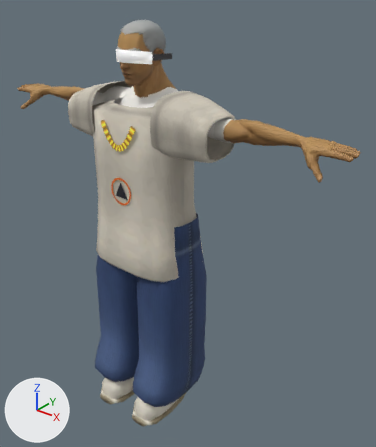
The glTF model public/labs/memory-card/models/fits/char-fit1.glb, before and after one commit.
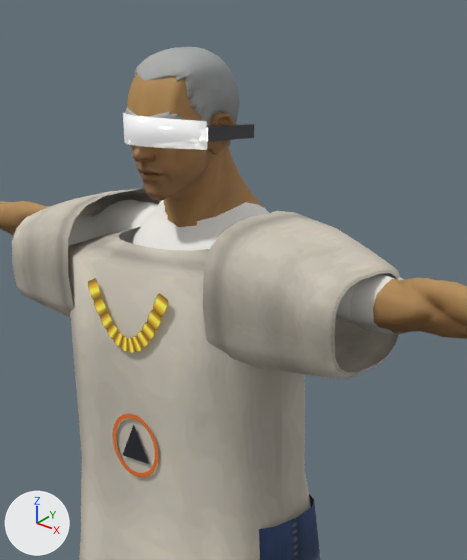
Each version is shown whole from a 50 mm lens placed at (1.467, -1.541, 1.983), pointed at (0.141, 0.115, 0.955), then close up on the part from 17% to 70% of the width and 0% to 54% of the height. Every picture has the same lights, and +X, +Y and +Z are marked at lower left. The first two pictures are the older version. Vertices at exactly the same position are counted once.

In view in the first close-up: 'Chain', 'Glasses', 'Hair_Buzzed', 'Jeans', 'Shell', 'SuperHero_Male', 'Tee_graphic' and 1 more.
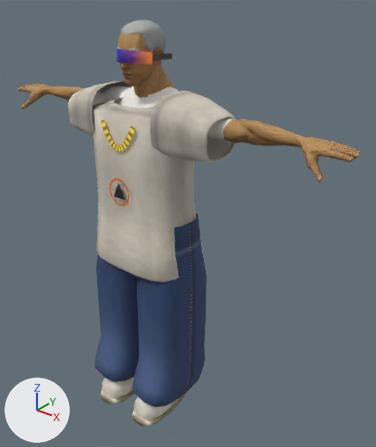
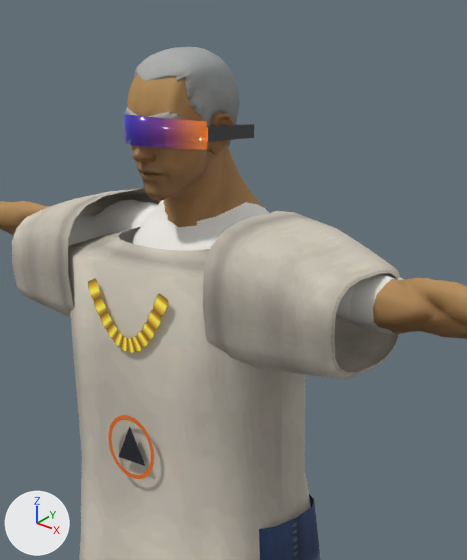
Commit message: fix(labs/memory-card): restore fit1 visor lens + chest print

What differs and where, as boxes [x1, y1, x2, y2] in the close-ups (467 x 560 px):
'Glasses', surface changed (darker): [123, 113, 212, 150] in both
'Tee_graphic', moved: before [113, 414, 158, 477]; after [108, 415, 154, 479]

Edits to the bpy script that builds the scene:
```text
Add img_lens_irid:
    img_lens_irid = load_image('lens_irid', '_unpacked/lens_irid', 160, 16, 'sRGB')
Change mat_mi_glasslens:
    remove # nodes: BsdfPrincipled, OutputMaterial
    remove # colours: white #ffffff
    nodes: BsdfPrincipled, OutputMaterial, TexImage x2
    uses the picture img_lens_irid
Change me_glasses_lens:
    where me_glasses_lens.from_pydata(...)  # 64 vertices, 116 faces; spans x -0.095..0.095, y -0.112..0.076, z 1.664..1.718
    used by ob_glasses; location = (0.0, 0.0, 0.0)
    me_glasses_lens part 1: texture (UV) coordinates changed
Change me_tee_graphic:
    used by ob_tee_graphic; location = (0.0, 0.0, 0.0)
    remove me_tee_graphic.from_pydata(...)  # 49 vertices, 72 faces; spans x -0.072..0.072, y -0.152, z 1.085..1.235
    add me_tee_graphic.from_pydata(...)  # 49 vertices, 72 faces; spans x -0.072..0.072, y -0.162, z 1.085..1.235
    me_tee_graphic part 2: the whole mesh is moved by (0.0, -0.01, 0.0)
```
